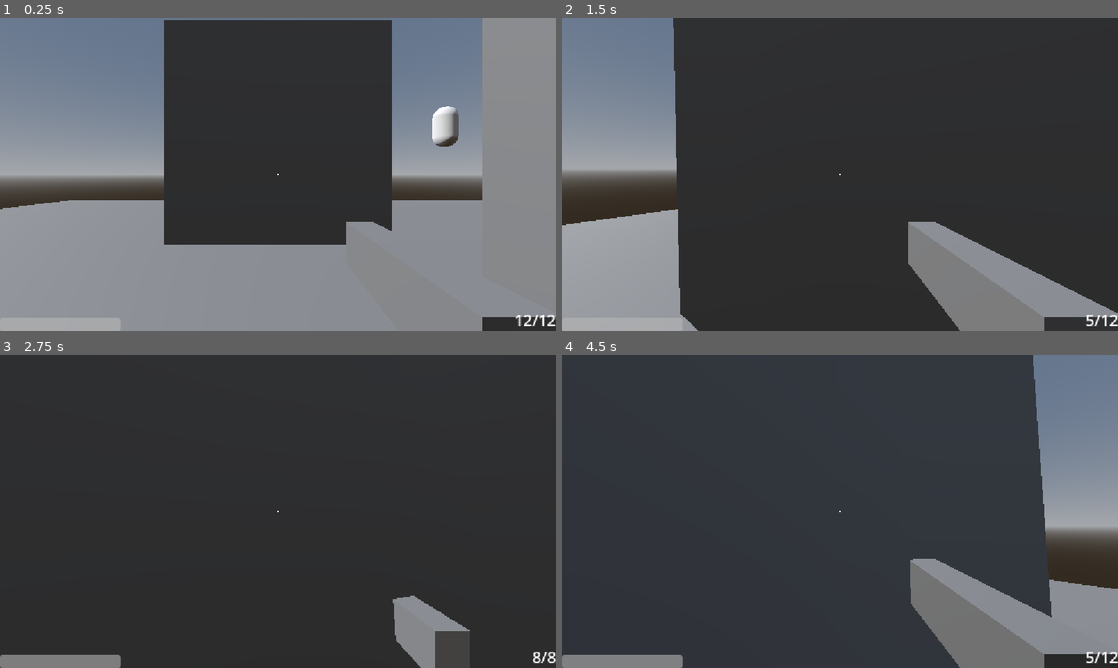
Above: before the commit, frames 1-4 (two rows, left to right).
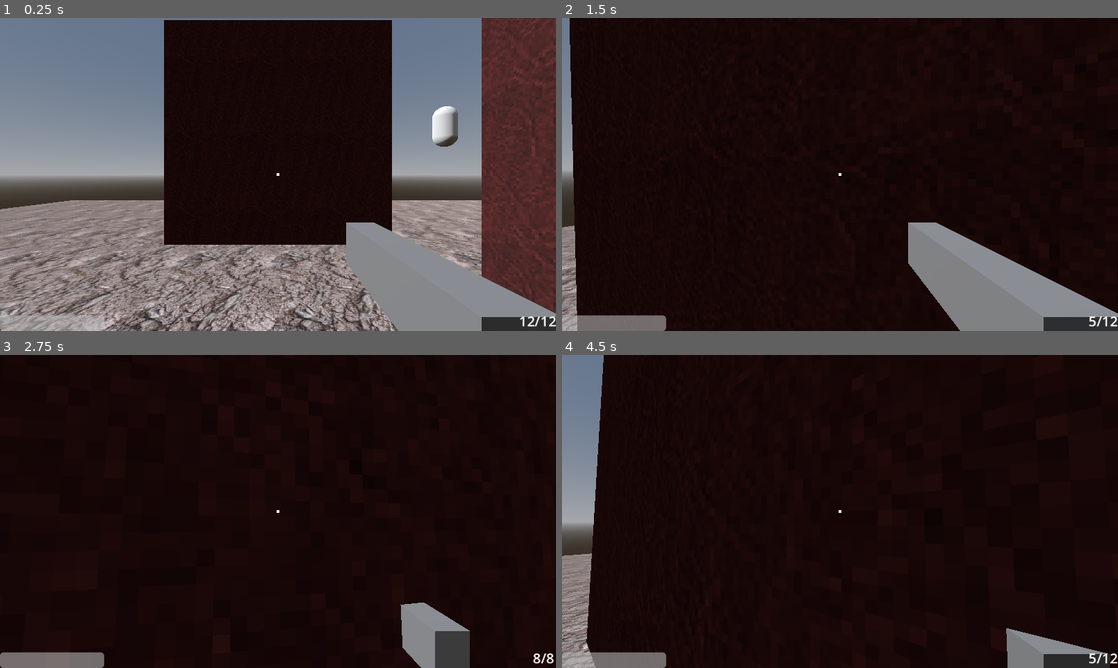
Above: after the commit, the same moments.

Repository: victoras24/game-project
Game: Godot game, scene res://levels/main.tscn
Two runs of this game, one before a commit and one after it. Both use one fixed random seed, a clock stepped at 60 frames per second and the inputs below.
Inputs (mouse positions are in pixels of both pictures, inside the frame that each line leads up to):
- Up to frame 1 (0.25 s): no input
- Up to frame 2 (1.5 s): move the mouse to (867, 174) at 0.52 s; press the mouse at (867, 174) at 0.53 s; hold W (move_forward) from 0.53 s (still down); tap Space (jump) at 0.77 s; move the mouse to (812, 174) at 1.27 s; release the mouse at (812, 174) at 1.28 s; tap 1 (weapon_1) at 1.35 s
- Up to frame 3 (2.75 s): keep holding W (move_forward); tap Space (jump) at 1.52 s; move the mouse to (289, 505) at 2.02 s; tap 2 (weapon_2) at 2.1 s
- Up to frame 4 (4.5 s): keep holding W (move_forward); tap Enter at 2.75 s; move the mouse to (834, 517) at 2.77 s; tap 3 (weapon_3) at 2.85 s; tap Space (jump) at 3.02, 3.5, 3.77 s; move the mouse to (878, 514) at 3.52 s; press the mouse at (878, 514) at 3.53 s; move the mouse to (795, 508) at 4.27 s; release the mouse at (795, 508) at 4.28 s; tap 1 (weapon_1) at 4.35 s

The runs differ from the first frame. In frame 1, 57% of the frame differs, in the area x 0-100%, y 0-100%; in frame 2, 91%; in frame 3, 97%; in frame 4, 98%.

Commit message:
trench broom level initialization

Diff:
--- /dev/null
+++ b/assets/materials/flesh.tres
@@ -0,0 +1,10 @@
+[gd_resource type="StandardMaterial3D" format=3 uid="uid://cwqdcf73fbafh"]
+
+[ext_resource type="Texture2D" uid="uid://bfsrv2gsi3p1h" path="res://assets/textures/leather_01.jpg" id="1_152ib"]
+
+[resource]
+albedo_color = Color(0.54901963, 0.22745098, 0.22745098, 1)
+albedo_texture = ExtResource("1_152ib")
+uv1_scale = Vector3(0.5, 0.5, 0.5)
+uv1_triplanar = true
+texture_filter = 2
--- /dev/null
+++ b/assets/materials/ground.tres
@@ -0,0 +1,9 @@
+[gd_resource type="StandardMaterial3D" format=3 uid="uid://cshc5drr508gs"]
+
+[ext_resource type="Texture2D" uid="uid://bs86oc2c2dnkw" path="res://assets/textures/mud_02.jpg" id="1_5ix7j"]
+
+[resource]
+albedo_texture = ExtResource("1_5ix7j")
+uv1_scale = Vector3(0.5, 0.5, 0.5)
+uv1_triplanar = true
+texture_filter = 2
--- a/levels/main.tscn
+++ b/levels/main.tscn
@@ -3,6 +3,8 @@
 [ext_resource type="PackedScene" uid="uid://ckudr8chj1kgo" path="res://player/player.tscn" id="1_l8qe7"]
 [ext_resource type="PackedScene" uid="uid://hwkql520awev" path="res://props/target.tscn" id="2_m1504"]
 [ext_resource type="PackedScene" uid="uid://2oqfqxx5b61g" path="res://enemies/enemy.tscn" id="3_ifaiv"]
+[ext_resource type="Material" uid="uid://cwqdcf73fbafh" path="res://assets/materials/flesh.tres" id="3_m1504"]
+[ext_resource type="Material" uid="uid://cshc5drr508gs" path="res://assets/materials/ground.tres" id="4_ifaiv"]
 
 [sub_resource type="ProceduralSkyMaterial" id="ProceduralSkyMaterial_0xm2m"]
 
@@ -59,6 +61,7 @@
 transform = Transform3D(1, 0, 0, 0, 1, 0, 0, 0, 1, 10, 3.5, 8)
 
 [node name="MeshInstance3D" type="MeshInstance3D" parent="NavigationRegion3D/Box3" unique_id=1904193653]
+material_override = ExtResource("3_m1504")
 mesh = SubResource("BoxMesh_vny4w")
 
 [node name="CollisionShape3D" type="CollisionShape3D" parent="NavigationRegion3D/Box3" unique_id=2136629733]
@@ -68,6 +71,7 @@
 transform = Transform3D(1, 0, 0, 0, 1, 0, 0, 0, 1, 0, 3.5, -6)
 
 [node name="MeshInstance3D" type="MeshInstance3D" parent="NavigationRegion3D/Box2" unique_id=1698137908]
+material_override = ExtResource("3_m1504")
 mesh = SubResource("BoxMesh_vny4w")
 
 [node name="CollisionShape3D" type="CollisionShape3D" parent="NavigationRegion3D/Box2" unique_id=1051684179]
@@ -77,6 +81,7 @@
 transform = Transform3D(1, 0, 0, 0, 1, 0, 0, 0, 1, -8.3815155, 3.4372253, 0)
 
 [node name="MeshInstance3D" type="MeshInstance3D" parent="NavigationRegion3D/Box" unique_id=2085948376]
+material_override = ExtResource("3_m1504")
 mesh = SubResource("BoxMesh_vny4w")
 
 [node name="CollisionShape3D" type="CollisionShape3D" parent="NavigationRegion3D/Box" unique_id=146770968]
@@ -88,6 +93,7 @@
 shape = SubResource("BoxShape3D_7dm0k")
 
 [node name="MeshInstance3D" type="MeshInstance3D" parent="NavigationRegion3D/StaticBody3D" unique_id=514316343]
+material_override = ExtResource("4_ifaiv")
 mesh = SubResource("BoxMesh_7dm0k")
 
 [node name="Enemy" parent="." unique_id=684997957 instance=ExtResource("3_ifaiv")]
--- /dev/null
+++ b/levels/trenchbroom/redjack_map_settings.tres
@@ -0,0 +1,11 @@
+[gd_resource type="Resource" script_class="FuncGodotMapSettings" format=3 uid="uid://dl4qrfrrw7yos"]
+
+[ext_resource type="Material" uid="uid://cvex6toty8yn7" path="res://addons/func_godot/textures/default_material.tres" id="1_6k2kp"]
+[ext_resource type="Resource" uid="uid://crgpdahjaj" path="res://addons/func_godot/fgd/func_godot_fgd.tres" id="2_u6vuf"]
+[ext_resource type="Script" uid="uid://38q6k0ctahjn" path="res://addons/func_godot/src/map/func_godot_map_settings.gd" id="3_gkir0"]
+[ext_resource type="Script" uid="uid://cij36hpqc46c" path="res://addons/func_godot/src/import/quake_wad_file.gd" id="4_iax6w"]
+
+[resource]
+script = ExtResource("3_gkir0")
+base_texture_dir = "res://assets/textures"
+base_material_dir = "res://assets/materials"
--- /dev/null
+++ b/levels/trenchbroom/redjack_tb_game_config.tres
@@ -0,0 +1,13 @@
+[gd_resource type="Resource" script_class="TrenchBroomGameConfig" format=3 uid="uid://b3uchpxitcfve"]
+
+[ext_resource type="Resource" uid="uid://b4xhdj0e16lop" path="res://addons/func_godot/game_config/trenchbroom/tb_face_tag_clip.tres" id="1_pevc8"]
+[ext_resource type="Resource" uid="uid://ca7377sfgj074" path="res://addons/func_godot/game_config/trenchbroom/tb_face_tag_skip.tres" id="2_iw7o7"]
+[ext_resource type="Resource" uid="uid://bkjxc54mmdhbo" path="res://addons/func_godot/game_config/trenchbroom/tb_face_tag_origin.tres" id="3_b7owr"]
+[ext_resource type="Resource" uid="uid://crgpdahjaj" path="res://addons/func_godot/fgd/func_godot_fgd.tres" id="4_my8q7"]
+[ext_resource type="Texture2D" uid="uid://decwujsyhj0qy" path="res://addons/func_godot/icon32.png" id="5_r6aky"]
+[ext_resource type="Script" uid="uid://cx44c4vnq8bt5" path="res://addons/func_godot/src/trenchbroom/trenchbroom_game_config.gd" id="6_83gmv"]
+
+[resource]
+script = ExtResource("6_83gmv")
+game_name = "RedJack"
+textures_root_folder = "assets/textures"
--- a/player/player.gd
+++ b/player/player.gd
@@ -58,8 +58,8 @@
 		Input.mouse_mode = Input.MOUSE_MODE_VISIBLE
 	elif (Input.mouse_mode == Input.MOUSE_MODE_CAPTURED):
 		if (event is InputEventMouseMotion):
-			rotate_y(-event.relative.x * sensitivity)
-			head.rotate_x(-event.relative.y * sensitivity)
+			rotate_y(-event.screen_relative.x * sensitivity)
+			head.rotate_x(-event.screen_relative.y * sensitivity)
 			head.rotation.x = clamp(head.rotation.x, deg_to_rad(-89), deg_to_rad(89))
 	elif (event is InputEventMouseButton and event.is_released()):
 		Input.mouse_mode = Input.MOUSE_MODE_CAPTURED
--- a/project.godot
+++ b/project.godot
@@ -17,8 +17,15 @@
 
 [display]
 
-window/stretch/mode="canvas_items"
-window/stretch/aspect="expand"
+window/size/viewport_width=960
+window/size/viewport_height=540
+window/size/window_width_override=1280
+window/size/window_height_override=720
+window/stretch/mode="viewport"
+
+[editor_plugins]
+
+enabled=PackedStringArray("res://addons/func_godot/plugin.cfg")
 
 [input]
 
--- a/ui/death_screen.tscn
+++ b/ui/death_screen.tscn
@@ -35,7 +35,7 @@
 layout_mode = 2
 theme_override_colors/font_outline_color = Color(0, 0, 0, 1)
 theme_override_constants/outline_size = 8
-theme_override_font_sizes/font_size = 64
+theme_override_font_sizes/font_size = 48
 text = "YOU DIED
 Press R to restart"
 horizontal_alignment = 1
--- a/ui/hud.tscn
+++ b/ui/hud.tscn
@@ -13,7 +13,7 @@
 script = ExtResource("1_rbyyf")
 
 [node name="HealthBar" type="ProgressBar" parent="." unique_id=809340642]
-custom_minimum_size = Vector2(250, 24)
+custom_minimum_size = Vector2(180, 14)
 layout_mode = 1
 anchors_preset = 2
 anchor_top = 1.0
@@ -35,4 +35,4 @@
 offset_top = -23.0
 grow_horizontal = 0
 grow_vertical = 0
-theme_override_font_sizes/font_size = 32
+theme_override_font_sizes/font_size = 24
Not shown, added: addons/func_godot/fgd/cull_interior_faces.tres
Not shown, added: addons/func_godot/fgd/func_detail.tres
Not shown, added: addons/func_godot/fgd/func_detail_illusionary.tres
Not shown, added: addons/func_godot/fgd/func_geo.tres
Not shown, added: addons/func_godot/fgd/func_godot_fgd.tres
Not shown, added: addons/func_godot/fgd/func_illusionary.tres
Not shown, added: addons/func_godot/fgd/phong_base.tres
Not shown, added: addons/func_godot/fgd/vertex_merge_distance_base.tres
Not shown, added: addons/func_godot/fgd/worldspawn.tres
Not shown, added: addons/func_godot/func_godot_default_map_settings.tres
Not shown, added: addons/func_godot/func_godot_local_config.tres
Not shown, added: addons/func_godot/game_config/netradiant_custom/func_godot_netradiant_custom_gamepack_config.tres
(and 113 more such lines)
